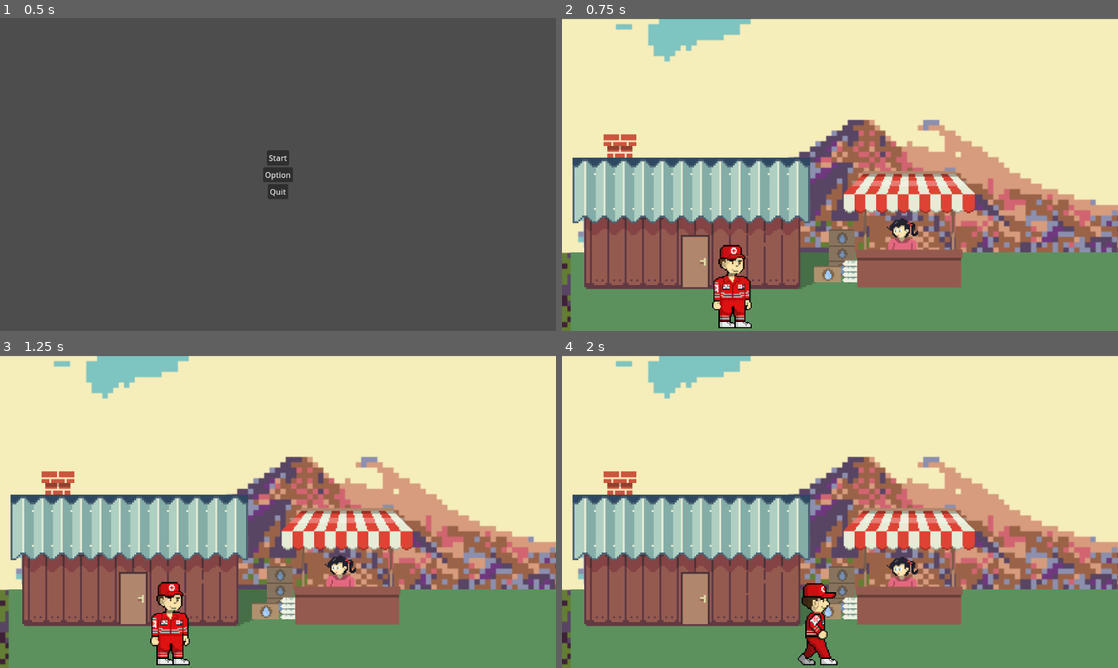
Above: before the commit, frames 1-4 (two rows, left to right).
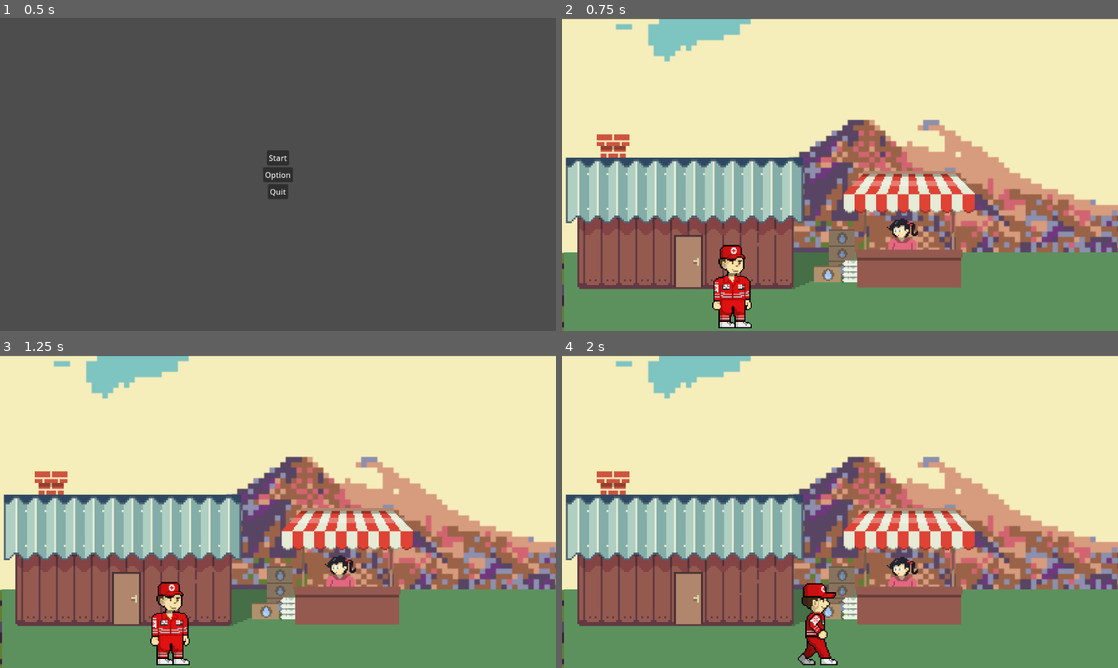
Above: after the commit, the same moments.

Repository: FedricEvanderChia/Gempa_game
Game: Godot game, scene res://menu.tscn
Same seed, same stepped clock (60 frames per second), same inputs: the game is played once before the commit and once after it.
Inputs:
- Up to frame 1 (0.5 s): no input
- Up to frame 2 (0.75 s): click "Start" at 0.5 s
- Up to frame 3 (1.25 s): no input
- Up to frame 4 (2 s): hold Right (ui_right) from 1.28 s (still down)

Frame 1 is identical in both runs. In frame 2, 10% of the frame differs, in the area x 0-52%, y 37-100%; in frame 3, 10%; in frame 4, 10%.

Commit message:
Update world.tscn

Diff:
--- a/world.tscn
+++ b/world.tscn
@@ -7,13 +7,10 @@
 [ext_resource type="Texture2D" uid="uid://ccvmjavne58xc" path="res://asset/useable.png" id="3_wp8gq"]
 
 [sub_resource type="RectangleShape2D" id="RectangleShape2D_eefau"]
-size = Vector2(1569, 74.5)
+size = Vector2(4125, 74.5)
 
 [sub_resource type="RectangleShape2D" id="RectangleShape2D_7n651"]
 size = Vector2(88, 689)
-
-[sub_resource type="RectangleShape2D" id="RectangleShape2D_kv5kx"]
-size = Vector2(88, 686.125)
 
 [sub_resource type="RectangleShape2D" id="RectangleShape2D_2xsu3"]
 size = Vector2(150, 150)
@@ -42,7 +39,7 @@
 [node name="ParallaxLayer2" type="ParallaxLayer" parent="BG"]
 
 [node name="Pixil-frame-0" type="Sprite2D" parent="BG/ParallaxLayer2"]
-position = Vector2(2018, 393)
+position = Vector2(2004, 393)
 texture = ExtResource("2_w20qp")
 
 [node name="shop" parent="." instance=ExtResource("3_rwtwv")]
@@ -55,16 +52,12 @@
 [node name="StaticBody2D" type="StaticBody2D" parent="."]
 
 [node name="CollisionShape2D" type="CollisionShape2D" parent="StaticBody2D"]
-position = Vector2(670.5, 692)
+position = Vector2(1948.5, 692)
 shape = SubResource("RectangleShape2D_eefau")
 
 [node name="CollisionShape2D2" type="CollisionShape2D" parent="StaticBody2D"]
 position = Vector2(-45, 312.5)
 shape = SubResource("RectangleShape2D_7n651")
-
-[node name="CollisionShape2D3" type="CollisionShape2D" parent="StaticBody2D"]
-position = Vector2(1388, 321)
-shape = SubResource("RectangleShape2D_kv5kx")
 
 [node name="Control" type="Control" parent="."]
 visible = false
Not shown: 1 places in world.tscn that only renumber resources
